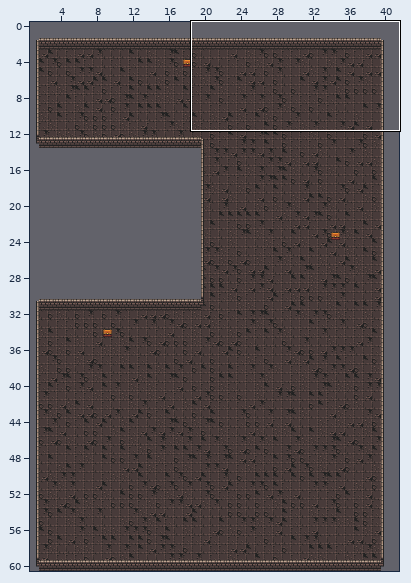
One commit to this Tiled map: src/game/assets/map/dungeon.tmx. The first picture is a wide view before the edit; the outline marks the close-up.
Close-up. Old version:
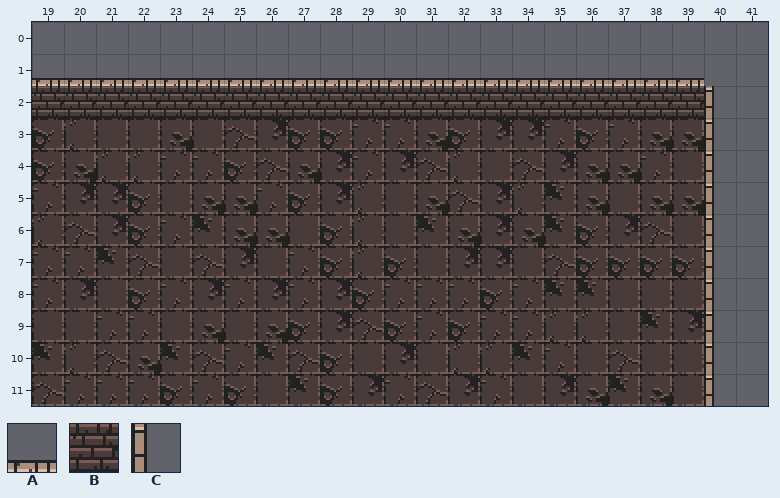
Cells are 16x16 px. Shown: x 19..41, y 0..11. The commit also changed other parts of the map, which this record leaves out.
Key: from "dungeon": A 2, B 34, C 322.
_ is an empty cell.
Layers that did not change in this view are not listed.
Layer "Wall" before, first column x 19:
 0 _______________________
 1 AAAAAAAAAAAAAAAAAAAAA__
 2 BBBBBBBBBBBBBBBBBBBBBC_
 3 _____________________C_
 4 _____________________C_
 5 _____________________C_
 6 _____________________C_
 7 _____________________C_
 8 _____________________C_
 9 _____________________C_
10 _____________________C_
11 _____________________C_
And afterwards:
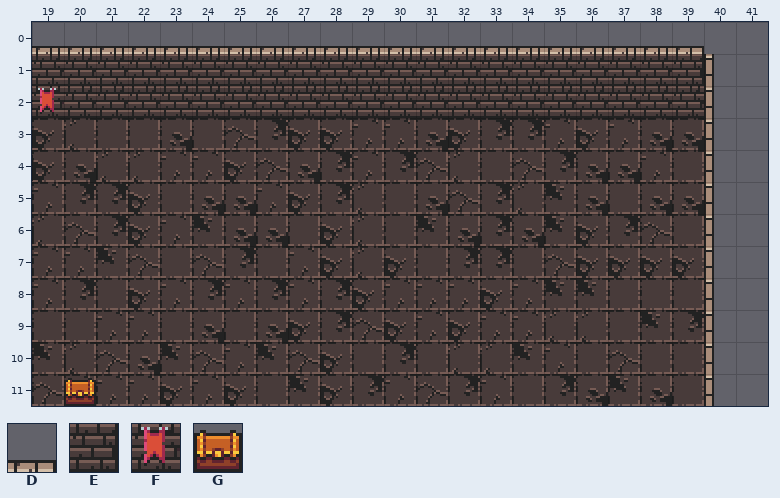
Further tiles: from "dungeon": D 3, E 35, F 65, G 819.
From old to new:
Changed rows in their new state; . is an unchanged cell.
Layer "Wall":
first column x 19:
 0 AAAAAAAAAAAAAAAAAAAAD.
 1 BBBBBBBBBBBBBBBBBBBBEC
 2 F.....................
first column x 20:
11 G
Where, in picture pixels (left, top, right, bottom), the same in both close-ups:
changed: (32, 46, 714, 114)
added: (64, 378, 96, 406)
